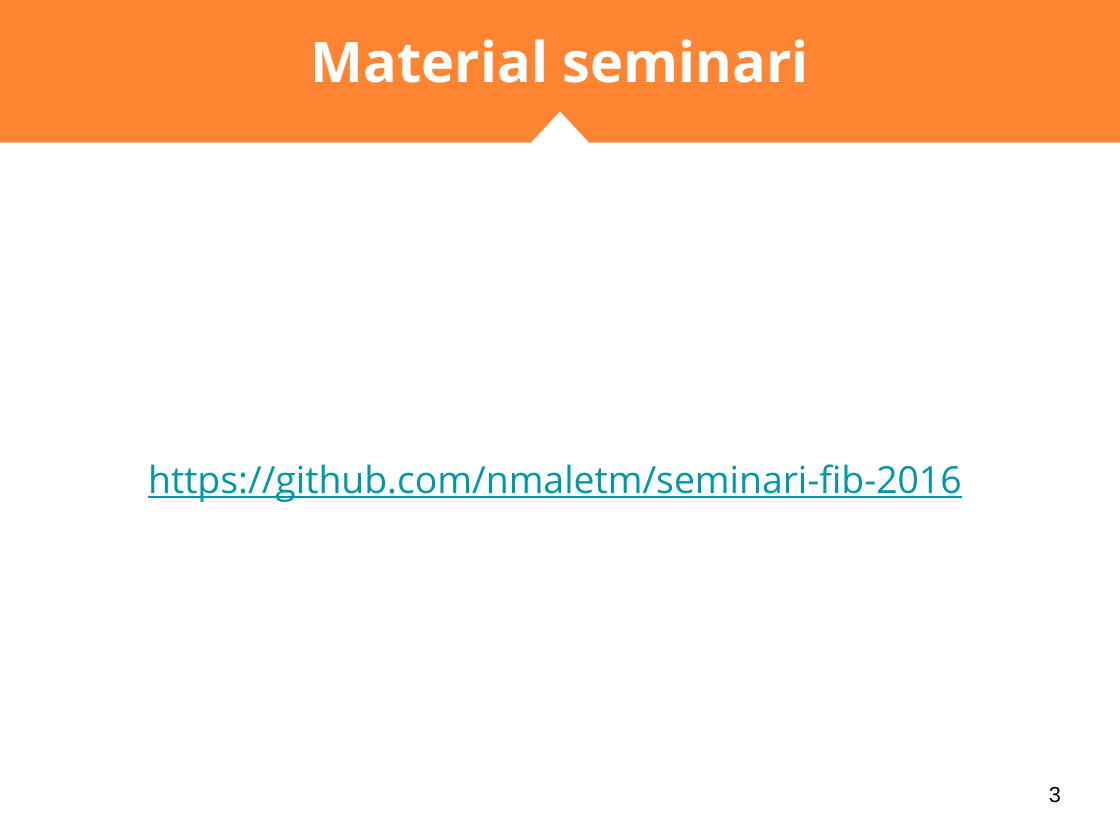
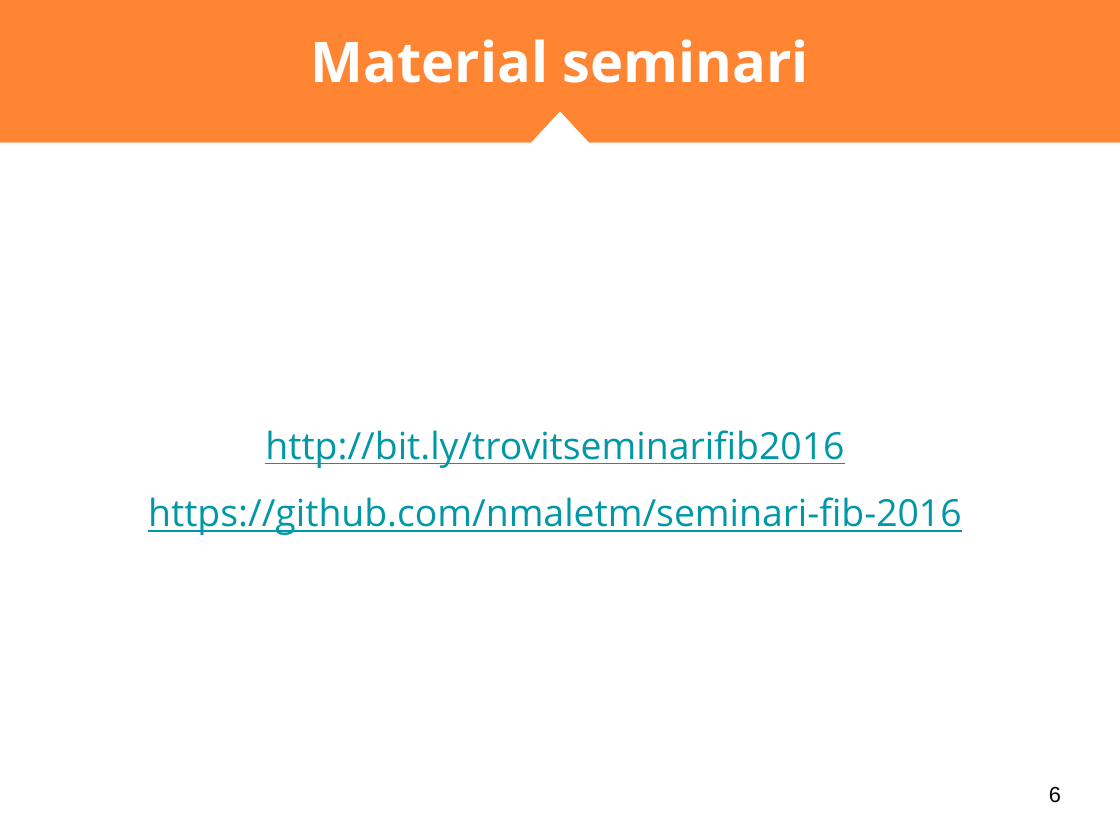
Before and after one commit to nmaletm/git-presentation, a slide deck: slide 6 of Presentations/P3.2 - Conclusio.pptx (slide 3 before the commit). Drawn at 1120x840 pixels with LibreOffice and Linux fonts; fonts in the diff are those of the drawing. Boxes give left, top, right and bottom in pixels: in the first picture for what was removed or moved away, otherwise in the second. Text is boxed around its words. In the diff, an @@ line names an element or a change of style, - is before the commit and + after.

```diff
--- a/Presentations/P3.2 - Conclusio.pptx
+++ b/Presentations/P3.2 - Conclusio.pptx
@@ text at box(265, 430, 844, 468): paragraph added @@
+http://bit.ly/trovitseminarifib2016
@@ page number at box(1049, 786, 1061, 803): text changed @@
-3
+6
```
Also in this commit, not shown: 1 other slide changed, 3 slides added, 6 other files.
